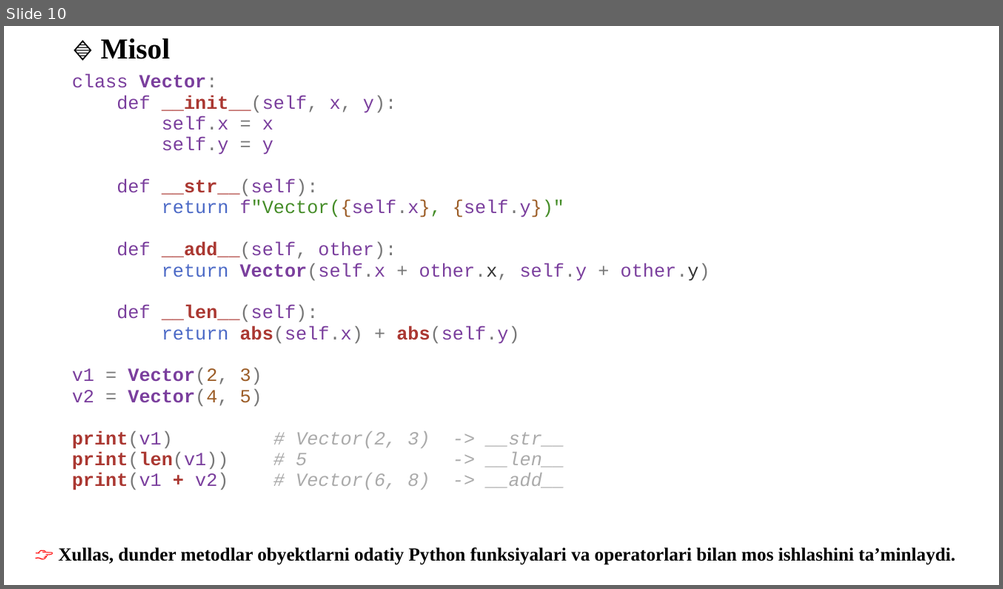
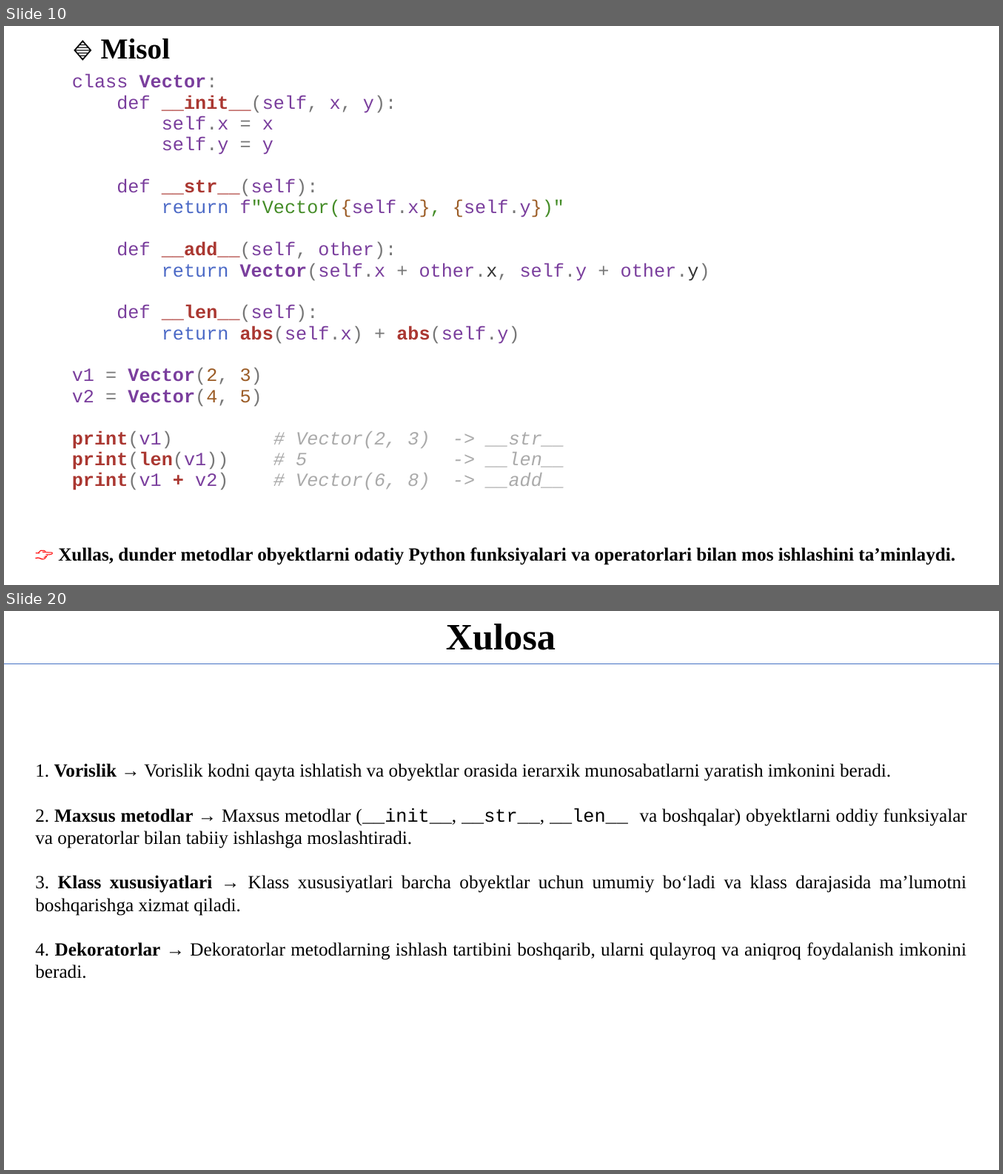
Before and after one commit to qwerty291996/2025-2026, a slide deck: Dars materiallari 2025-2026/Python dasturlash tili 2025-2026/5-kurs/1.13 Vorislik/1.13 Vorislik.pptx. Shown one above the other, each under a label of ours: slide 10 before the commit, slides 10 and 20 after it; the slides between them are not shown. The pictures are 1003x589 and 1003x1174 pixels, drawn with LibreOffice and Linux fonts; fonts in the diff are those of the drawing. Boxes give left, top, right and bottom in pixels: in the first picture for what was removed or moved away, otherwise in the second. Text is boxed around its words. In the diff, an @@ line names an element or a change of style, - is before the commit and + after.

```diff
--- a/Dars materiallari 2025-2026/Python dasturlash tili 2025-2026/5-kurs/1.13 Vorislik/1.13 Vorislik.pptx
+++ b/Dars materiallari 2025-2026/Python dasturlash tili 2025-2026/5-kurs/1.13 Vorislik/1.13 Vorislik.pptx
@@ slide 20 added at (x1=4, y1=611, x2=999, y2=1170), background #FFFFFF @@
@@ text added at (x1=446, y1=624, x2=555, y2=650), 36 pt, text #000000, bold @@
+Xulosa
@@ line added from (4, 664) to (999, 664), #4472C4 0.5 pt @@
@@ text added at (x1=35, y1=763, x2=967, y2=979), 18 pt, text #000000 @@
+1. Vorislik → Vorislik kodni qayta ishlatish va obyektlar orasida ierarxik munosabatlarni yaratish imkonini beradi.
+2. Maxsus metodlar → Maxsus metodlar (__init__, __str__, __len__ va boshqalar) obyektlarni oddiy funksiyalar va operatorlar bilan tabiiy ishlashga moslashtiradi.
+3. Klass xususiyatlari → Klass xususiyatlari barcha obyektlar uchun umumiy bo‘ladi va klass darajasida ma’lumotni boshqarishga xizmat qiladi.
+4. Dekoratorlar → Dekoratorlar metodlarning ishlash tartibini boshqarib, ularni qulayroq va aniqroq foydalanish imkonini beradi.
```
Also in this commit, not shown: 2 slides changed, 10 other slides added, 2 other files.
